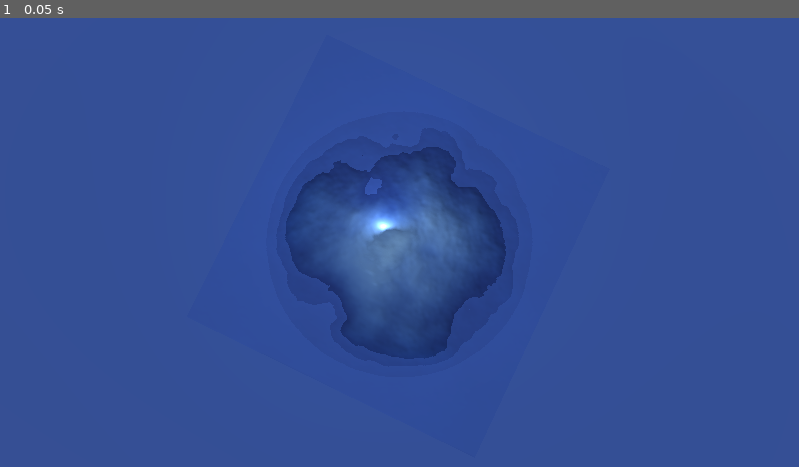
Above: before the commit, frame 1.
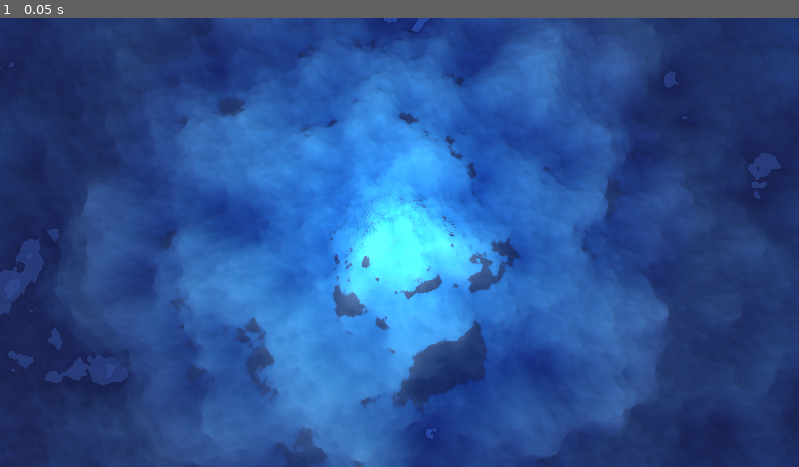
Above: after the commit, the same moment.

Repository: osid54/penguin
Game: Godot game, scene res://src/actors/terrain.tscn
Two runs of this game, one before a commit and one after it. Both use one fixed random seed, a clock stepped at 60 frames per second and the inputs below. The project has no main scene, so this scene is started directly.
Inputs:
- Up to frame 1 (0.05 s): no input

The runs differ from the first frame. In frame 1, 67% of the frame differs, in the area x 0-100%, y 0-100%.

Commit message:
fixed generation problems
switch height/width

Diff:
--- a/project.godot
+++ b/project.godot
@@ -13,3 +13,8 @@
 config/name="penguin"
 config/features=PackedStringArray("4.2", "Forward Plus")
 config/icon="res://icon.svg"
+
+[display]
+
+window/size/initial_position_type=2
+window/size/initial_screen=1
--- a/src/actors/terrain.gd
+++ b/src/actors/terrain.gd
@@ -14,30 +14,35 @@
 var textNoise := NoiseTexture2D.new()
 var iceText := NoiseTexture2D.new()
 var normals := NoiseTexture2D.new()
-var tNoise
+var tNoise := FastNoiseLite.new()
 
 func _ready():
 	colShape.shape = shape
 	mesh.size = Vector2(chunkSize,chunkSize)
 	mesh.subdivide_width = size-1
 	mesh.subdivide_depth = size-1
-	textNoise.width = size
-	textNoise.height = size
-	textNoise.noise = FastNoiseLite.new()
 
-	tNoise = textNoise.noise
 	tNoise.noise_type = FastNoiseLite.TYPE_VALUE
 	tNoise.seed = randi()
 
+	textNoise.width = size
+	textNoise.height = size
+	textNoise.noise = tNoise
+
 	normals.width = size
-	normals.width = size
+	normals.height = size
 	normals.noise = tNoise
 	normals.as_normal_map = true
 
 	iceText.width = size
-	iceText.width = size
+	iceText.height = size
 	iceText.noise = tNoise
 	iceText.color_ramp = iceGrad
+
+	#tNoise = material_override.get("shader_parameter/heightmap").noise
+	#textNoise = material_override.get("shader_parameter/heightmap")
+	#iceText = material_override.get("shader_parameter/_a")
+	#normals = material_override.get("shader_parameter/normals")
 
 	updateTerrain()
 
@@ -46,8 +51,6 @@
 	material_override.set("shader_parameter/heightRatio", heightRatio)
 	material_override.set("shader_parameter/_a", iceText)
 	material_override.set("shader_parameter/normals", normals)
-	material_override.set("shader_parameter/radialHeight", isGrad)
-	material_override.set("shader_parameter/radialColor", isGradCol)
 
 	img = tNoise.get_image(size,size,false,false,true)
 	img.convert(Image.FORMAT_RF)
--- a/src/actors/terrain.tscn
+++ b/src/actors/terrain.tscn
@@ -1,13 +1,41 @@
-[gd_scene load_steps=8 format=3 uid="uid://bx7m5b3psvfjm"]
+[gd_scene load_steps=15 format=3 uid="uid://bx7m5b3psvfjm"]
 
 [ext_resource type="Shader" path="res://src/shaders/terrain.gdshader" id="1_c66co"]
 [ext_resource type="Script" path="res://src/actors/terrain.gd" id="1_pba0n"]
+[ext_resource type="Gradient" uid="uid://brmsg8dvwpec4" path="res://src/themes/iceGradient.tres" id="2_asg1y"]
+[ext_resource type="Texture2D" uid="uid://ug4i85eq26sl" path="res://src/themes/islandGradientColor.tres" id="2_dyvvp"]
 [ext_resource type="Script" path="res://addons/control_camera3d/nodes/control_camera_3d.gd" id="3_50c8k"]
+[ext_resource type="Texture2D" uid="uid://dc3qiu4g6as71" path="res://src/themes/islandGradient.tres" id="3_btart"]
+
+[sub_resource type="FastNoiseLite" id="FastNoiseLite_f1lyg"]
+noise_type = 5
+
+[sub_resource type="NoiseTexture2D" id="NoiseTexture2D_l10uy"]
+width = 2048
+height = 2048
+color_ramp = ExtResource("2_asg1y")
+noise = SubResource("FastNoiseLite_f1lyg")
+
+[sub_resource type="NoiseTexture2D" id="NoiseTexture2D_eo1gk"]
+width = 2048
+height = 2048
+noise = SubResource("FastNoiseLite_f1lyg")
+
+[sub_resource type="NoiseTexture2D" id="NoiseTexture2D_8pmk2"]
+width = 2048
+height = 2048
+as_normal_map = true
+noise = SubResource("FastNoiseLite_f1lyg")
 
 [sub_resource type="ShaderMaterial" id="ShaderMaterial_2gcx4"]
 render_priority = 0
 shader = ExtResource("1_c66co")
 shader_parameter/heightRatio = 1.0
+shader_parameter/_a = SubResource("NoiseTexture2D_l10uy")
+shader_parameter/heightmap = SubResource("NoiseTexture2D_eo1gk")
+shader_parameter/normals = SubResource("NoiseTexture2D_8pmk2")
+shader_parameter/radialHeight = ExtResource("3_btart")
+shader_parameter/radialColor = ExtResource("2_dyvvp")
 
 [sub_resource type="PlaneMesh" id="PlaneMesh_v752p"]
 subdivide_width = 512
@@ -29,29 +57,34 @@
 material_override = SubResource("ShaderMaterial_2gcx4")
 mesh = SubResource("PlaneMesh_v752p")
 script = ExtResource("1_pba0n")
-chunkSize = 128.0
-heightRatio = 16.0
-
-[node name="StaticBody3D" type="StaticBody3D" parent="."]
-
-[node name="CollisionShape3D" type="CollisionShape3D" parent="StaticBody3D"]
+chunkSize = 512.0
+heightRatio = 32.0
+size = 2048
 
 [node name="ControlCamera3D" type="Camera3D" parent="."]
 transform = Transform3D(0.900761, -0.434196, 0.0102226, 0, 0.0235373, 0.999723, -0.434316, -0.900511, 0.0212015, 1.20742, 118.079, 2.50416)
 current = true
 script = ExtResource("3_50c8k")
 rotation_speed = 2.0
-translation_speed = 4.0
+translation_speed = 100.0
 zoom_speed = 20.0
 zoom_out = 101.0
 
+[node name="StaticBody3D" type="StaticBody3D" parent="."]
+
+[node name="CollisionShape3D" type="CollisionShape3D" parent="StaticBody3D"]
+
 [node name="OmniLight3D" type="OmniLight3D" parent="."]
-transform = Transform3D(1, 0, 0, 0, 1, 0, 0, 0, 1, -7.9963, 11.0855, -2.91997)
+transform = Transform3D(1, 0, 0, 0, 1, 0, 0, 0, 1, -3.82804, 42.6183, -2.91997)
+light_color = Color(0, 1, 1, 1)
 light_energy = 16.0
-omni_range = 537.952
+shadow_enabled = true
+omni_range = 128.0
 
 [node name="DirectionalLight3D" type="DirectionalLight3D" parent="."]
 transform = Transform3D(1, 0, 0, 0, 0.866025, 0.5, 0, -0.5, 0.866025, 0, 500, 0)
+shadow_enabled = true
+shadow_blur = 10.0
 
 [node name="MeshInstance3D" type="MeshInstance3D" parent="."]
 transform = Transform3D(1, 0, 0, 0, 1, 0, 0, 0, 1, 0, 2.02308, 0)
